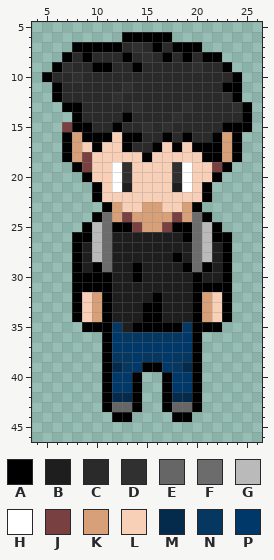
A pixel-art sprite gets an edit: rekindling-of-ashes/Assets/Sprites/People/Player/PlayerD.png. The picture above is the old version.
The file is 32x48 pixels. Shown: x 4..26, y 5..46.
Palette (. is transparent): A #000000  B #1e1e1e  C #2a2a2a  D #303030  E #666666  F #6c6c6c  G #bababa  H #ffffff  J #784040  K #d8a078  L #f8d0b8  M #042b4b  N #063760  P #003969
Pixels before, first column x 5:
 6 ........AAAAA........
 7 ...AAAAACDCACAAA.....
 8 ..ACACCCACDCACACAA...
 9 .ADCCAACCACCCCCDCCA..
10 ACCDCCCCCCCCCCCCCCCA.
11 .ACCCCCCDCCCCCCCCCAA.
12 .ACCCCCDCCCCCCCCCCDA.
13 ..AACCCCCDCCCCDCCCCDA
14 ...ACCCCACCCCDCCCCCCA
15 ..JAACCACCDCDCCCCCAAA
16 ..AKAAALAACCACACCAKA.
17 ..AKLALLACCALALAAAKA.
18 ..AKJLLLLLALLLLLAAKA.
19 ...AJLLHDLLLLDHLLJA..
20 ....ALLHDLLLLDHLLA...
21 .....ALHBLLLLBHLA....
22 .....ALLLLLLLLLLA....
23 ......AKLLKKLLKA.....
24 .....AFKJKKKKJKFA....
25 ....AGFAAJKKJAAFGA...
26 ...AAGFBBBBBBBAFGAA..
27 ...ABGFBBBBBBBBFGBA..
28 ...ABGFBBBBBBABFGBA..
29 ...ABAFBBABBBBAFABA..
30 ...AAAABBABBBBBABBA..
31 ...AAAABBBBBBBBAAAA..
32 ...ALKABBBBABBBAKLA..
33 ...ALKABBBAABBBAKLA..
34 ...ALKABBBAABBBAKLA..
35 ....AAANBAAAAANAAA...
36 ......APNNNNNNPA.....
37 ......APPPPPPPPA.....
38 ......ANNPNNPNNA.....
39 ......AMNPAAPNMA.....
40 ......APPA..APPA.....
41 ......APPA..APPA.....
42 ......AMMA..AMMA.....
43 ......AEEA..AEEA.....
44 .......AA....AA......
Once edited:
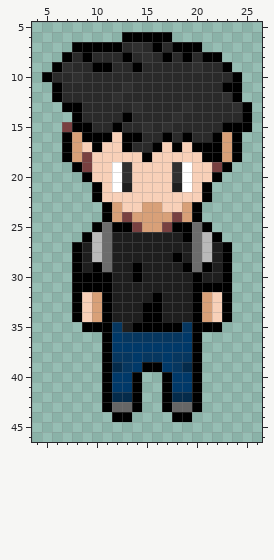
Diff:
y 24: x 10..11 AF -> .A; x 20..21 FA -> A.
y 25: x 9..10 AG -> .A; x 21..22 GA -> A.
y 26: x 8 A -> .; x 23 A -> .
